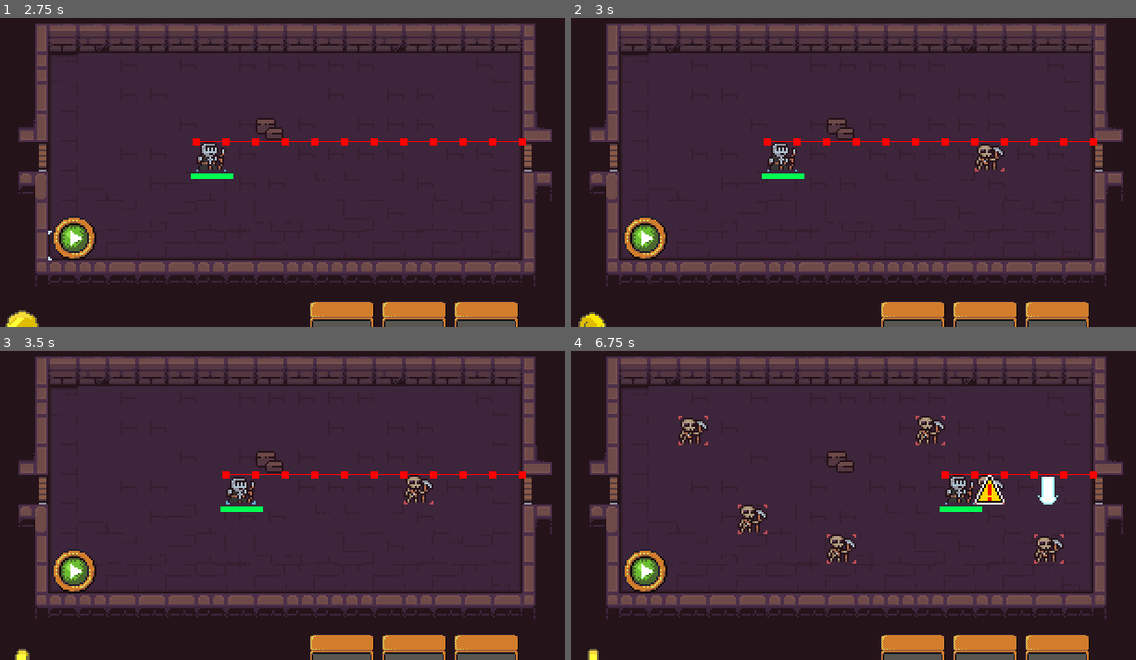
Above: before the commit, frames 1-4 (two rows, left to right).
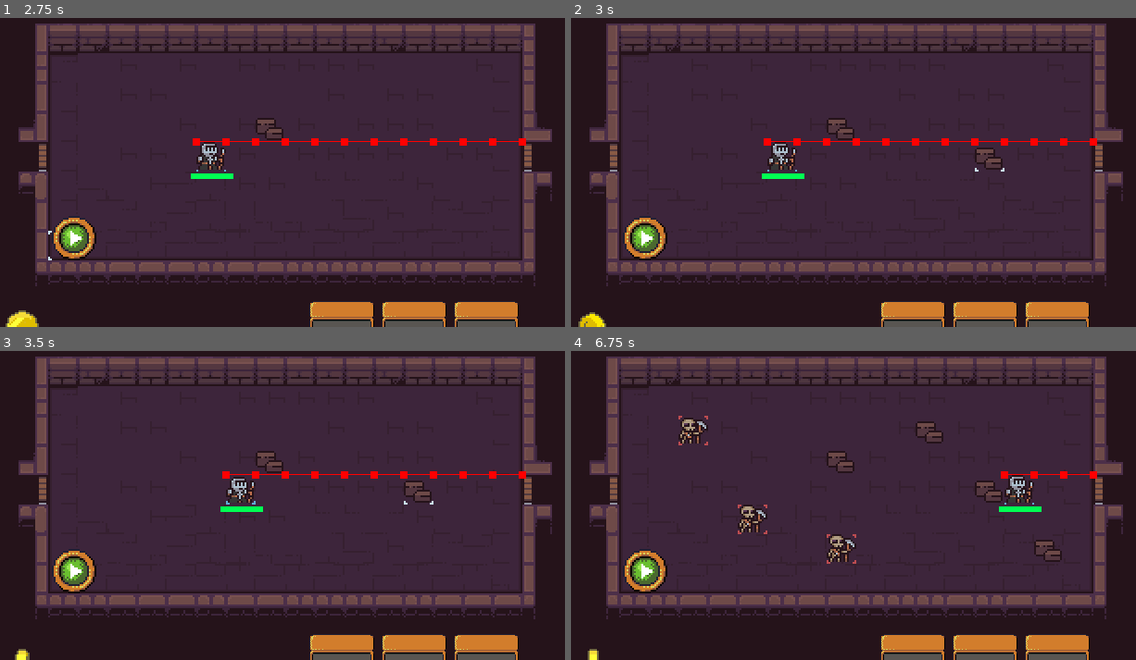
Above: after the commit, the same moments.

Repository: ThermobladeStudios/GMTK-Game-Jam-2023
Game: Godot game, scene res://main.tscn
Two runs of this game, one before a commit and one after it. Both use one fixed random seed, a clock stepped at 60 frames per second and the inputs below.
Inputs (mouse positions are in pixels of both pictures, inside the frame that each line leads up to):
- Up to frame 1 (2.75 s): click (73, 237) at 0.5 s; click (73, 237) at 1.25 s; click (73, 237) at 2 s
- Up to frame 2 (3 s): move the mouse to (989, 144) at 2.77 s; tap L (Swap, bound only after the commit) at 2.85 s; click (989, 144) at 2.92 s
- Up to frame 3 (3.5 s): no input
- Up to frame 4 (6.75 s): move the mouse to (740, 508) at 3.52 s; tap L (Swap, bound only after the commit) every 0.75 s from 3.6 to 6.6 s; click (740, 508) at 3.67 s; move the mouse to (915, 418) at 4.27 s; click (915, 418) at 4.42 s; move the mouse to (825, 561) at 5.02 s; click (825, 561) at 5.17 s; move the mouse to (1034, 542) at 5.77 s; click (1034, 542) at 5.92 s; move the mouse to (678, 443) at 6.52 s; click (678, 443) at 6.67 s

Frame 1 is identical in both runs. In frame 2, 0.3% of the frame differs, in the area x 71-77%, y 40-50%; in frame 3, 0.3%; in frame 4, 2.3%, in the area x 60-88%, y 20-69%.

Commit message:
Obstacles spawning done

Diff:
--- a/Levels/Levels.gd
+++ b/Levels/Levels.gd
@@ -4,8 +4,8 @@
 var LeftCorner = Vector2i(2, 2)
 var RightCorner = Vector2i(17, 8)
 var spawn_obj = preload("res://Placables/Minions/Melee_Minion.tscn")
-var curr_x = 0
-var curr_y = 0
+var spawn_obs = preload("res://Placables/Obastacles/Obstacle.tscn")
+var obs_check = false
 var Map
 var File = FileAccess.get_file_as_string("res://Placables/Minions/Minions.json")
 var Json = JSON.parse_string(File)
@@ -28,7 +28,8 @@
 
 func _process(delta):
 	erase_cell(3, LastSelectedTile)
-
+	if Input.is_action_just_pressed("Swap"):
+		obs_check = !obs_check
 	var SelectedTile = local_to_map(get_global_mouse_position())
 	if SelectedTile.x >= LeftCorner.x and SelectedTile.x <= RightCorner.x and SelectedTile.y >= LeftCorner.y and SelectedTile.y <= RightCorner.y:
 		set_cell(3, SelectedTile, 4, Vector2i(0, 0), 0)
@@ -42,37 +43,44 @@
 			var Tile = Map[possible_position.y][possible_position.x]
 			if possible_position.x > RightCorner.x or possible_position.y > RightCorner.y or possible_position.x <= 1 or possible_position.y <= 1:
 				pass
-			elif Tile and Tile.Name in Json:
-				if Tile.Moved == false:
-					SelectedMinion = Tile
-					SelectedMinionPosition = possible_position
-					for x in Json[Tile.Name]["MoveArea"]:
-						if possible_position.x - x[0] >= LeftCorner.x and possible_position.x - x[0] <= RightCorner.x and possible_position.y - x[1] >= LeftCorner.y and possible_position.y - x[1] <= RightCorner.y and Map[possible_position.y - x[1]][possible_position.x - x[0]] == null:
-							set_cell(4, possible_position - Vector2i(x[0], x[1]), 5, Vector2i(0, 0), 0)
-				elif Tile.Attacked == false:
-					SelectedMinion = Tile
-					SelectedMinionPosition = possible_position
-					for x in Json[Tile.Name]["AttackArea"]:
-						if possible_position.x - x[0] >= LeftCorner.x and possible_position.x - x[0] <= RightCorner.x and possible_position.y - x[1] >= LeftCorner.y and possible_position.y - x[1] <= RightCorner.y and Map[possible_position.y - x[1]][possible_position.x - x[0]] == null:
-							set_cell(4, possible_position - Vector2i(x[0], x[1]), 6, Vector2i(0, 0), 0)
-			elif SelectedMinion and get_cell_source_id(4, possible_position) == 5:
-				SelectedMinion.position = possible_position * 16
-				Map[SelectedMinionPosition.y][SelectedMinionPosition.x] = null
-				Map[possible_position.y][possible_position.x] = SelectedMinion
-				SelectedMinion.Moved = true
-				SelectedMinion = null
-				clear_layer(4)
-			elif SelectedMinion and get_cell_source_id(4, possible_position) == 6:
-				SelectedMinion.Attacked = true
-				SelectedMinion = null
-				clear_layer(4)
-			elif Tile == null:
-				clear_layer(4)
-				var obj = spawn_obj.instantiate()
-				obj.Initialize("Skeleton1")
-				Map[possible_position.y][possible_position.x] = obj
-				obj.position = local_to_map(get_global_mouse_position()) * 16
-				obj.name = "Minion" + str(Counter)
-				Counter += 1
-				add_child(obj)
-				SelectedMinion = null
+			elif !obs_check:
+				if Tile and Tile.Name in Json:
+					if Tile.Moved == false:
+						SelectedMinion = Tile
+						SelectedMinionPosition = possible_position
+						for x in Json[Tile.Name]["MoveArea"]:
+							if possible_position.x - x[0] >= LeftCorner.x and possible_position.x - x[0] <= RightCorner.x and possible_position.y - x[1] >= LeftCorner.y and possible_position.y - x[1] <= RightCorner.y and Map[possible_position.y - x[1]][possible_position.x - x[0]] == null:
+								set_cell(4, possible_position - Vector2i(x[0], x[1]), 5, Vector2i(0, 0), 0)
+					elif Tile.Attacked == false:
+						SelectedMinion = Tile
+						SelectedMinionPosition = possible_position
+						for x in Json[Tile.Name]["AttackArea"]:
+							if possible_position.x - x[0] >= LeftCorner.x and possible_position.x - x[0] <= RightCorner.x and possible_position.y - x[1] >= LeftCorner.y and possible_position.y - x[1] <= RightCorner.y and Map[possible_position.y - x[1]][possible_position.x - x[0]] == null:
+								set_cell(4, possible_position - Vector2i(x[0], x[1]), 6, Vector2i(0, 0), 0)
+				elif SelectedMinion and get_cell_source_id(4, possible_position) == 5:
+					SelectedMinion.position = possible_position * 16
+					Map[SelectedMinionPosition.y][SelectedMinionPosition.x] = null
+					Map[possible_position.y][possible_position.x] = SelectedMinion
+					SelectedMinion.Moved = true
+					SelectedMinion = null
+					clear_layer(4)
+				elif SelectedMinion and get_cell_source_id(4, possible_position) == 6:
+					SelectedMinion.Attacked = true
+					SelectedMinion = null
+					clear_layer(4)
+				elif Tile == null:
+					clear_layer(4)
+					var obj = spawn_obj.instantiate()
+					obj.Initialize("Skeleton1")
+					Map[possible_position.y][possible_position.x] = obj
+					obj.position = local_to_map(get_global_mouse_position()) * 16
+					obj.name = "Minion" + str(Counter)
+					Counter += 1
+					add_child(obj)
+					SelectedMinion = null
+			else:
+				if Map[possible_position.y][possible_position.x] == null:
+					var obj = spawn_obs.instantiate()
+					Map[possible_position.y][possible_position.x] = obj
+					obj.position = local_to_map(get_global_mouse_position())*16
+					add_child(obj)
--- /dev/null
+++ b/Placables/Obastacles/Obstacle.gd
@@ -0,0 +1,11 @@
+extends Area2D
+var Name = "Barrel"
+
+# Called when the node enters the scene tree for the first time.
+func _ready():
+	pass # Replace with function body.
+
+
+# Called every frame. 'delta' is the elapsed time since the previous frame.
+func _process(delta):
+	pass
--- a/Placables/Obastacles/Obstacle.tscn
+++ b/Placables/Obastacles/Obstacle.tscn
@@ -1,6 +1,7 @@
-[gd_scene load_steps=6 format=3 uid="uid://dgnj7afknaajy"]
+[gd_scene load_steps=7 format=3 uid="uid://dgnj7afknaajy"]
 
 [ext_resource type="Texture2D" uid="uid://ds1i74o44lk62" path="res://Placables/Obastacles/Dungeon_Tileset.png" id="1_ko3ub"]
+[ext_resource type="Script" path="res://Placables/Obastacles/Obstacle.gd" id="1_o17oi"]
 
 [sub_resource type="AtlasTexture" id="AtlasTexture_nh7wq"]
 atlas = ExtResource("1_ko3ub")
@@ -33,6 +34,7 @@
 size = Vector2(16, 16)
 
 [node name="Node2D" type="Area2D"]
+script = ExtResource("1_o17oi")
 
 [node name="AnimatedSprite2D" type="AnimatedSprite2D" parent="."]
 position = Vector2(8, 8)
--- a/project.godot
+++ b/project.godot
@@ -26,6 +26,14 @@
 window/size/mode=2
 window/stretch/mode="canvas_items"
 
+[input]
+
+Swap={
+"deadzone": 0.5,
+"events": [Object(InputEventKey,"resource_local_to_scene":false,"resource_name":"","device":-1,"window_id":0,"alt_pressed":false,"shift_pressed":false,"ctrl_pressed":false,"meta_pressed":false,"pressed":false,"keycode":0,"physical_keycode":76,"key_label":0,"unicode":108,"echo":false,"script":null)
+]
+}
+
 [rendering]
 
 textures/canvas_textures/default_texture_filter=0
